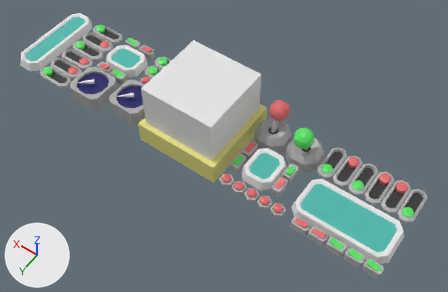
A saved change to the FBX model Assets/Models/ControlPanel.fbx.
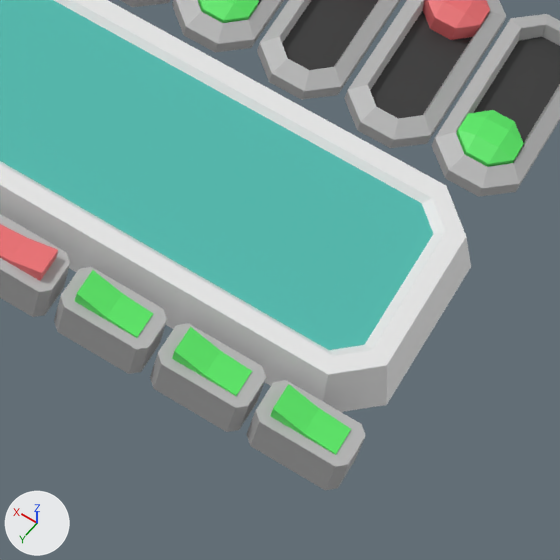
Old and new are each drawn whole from a 50 mm lens placed at (-16.52, 20.8, 30.86), pointed at (-2.33, 0.95, -0.35) and again close up on the part from 70% to 94% of the width and 64% to 100% of the height. Every picture has the same lights, and +X, +Y and +Z are marked at lower left.

In view in the first close-up: 'ControlPanel'.
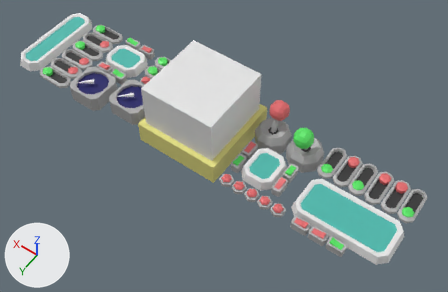
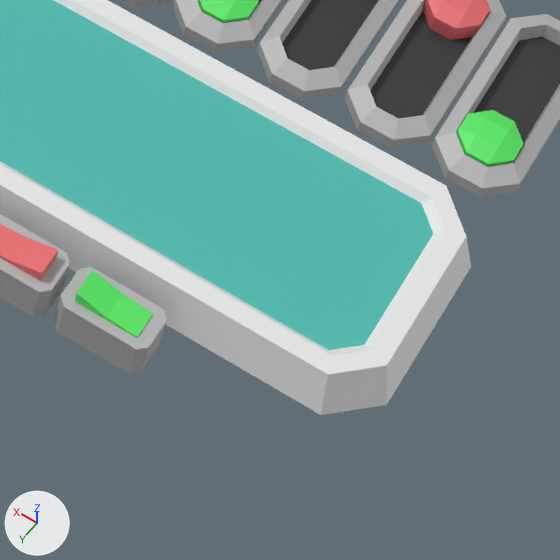
What differs and where, as boxes [x1, y1, x2, y2] in the close-ups (560 x 560 px):
'ControlPanel', reshaped
    before: [0, 0, 560, 490]
    after: [0, 0, 560, 415]
part 1 of me_cube_003, deleted
    before: [247, 380, 366, 490]
part 2 of me_cube_003, deleted
    before: [150, 323, 266, 432]

Diff of the bpy script that builds the scene:
```diff
--- a/Assets/Models/ControlPanel.fbx.py
+++ b/Assets/Models/ControlPanel.fbx.py
@@ me_cube_003 @@
 me_cube_003.from_pydata(...)  # 1964 vertices, 1602 faces; spans x -3.7..24.8, y 2.5..9.2, z -1.5..2.2
 # used by ob_controlpanel; location = (-10.86, -5.53, 0.0)
+# me_cube_003 part 1: the loose piece of 36 vertices spanning x -3.7..-2.7, y 8.6..9.2, z -0.2..0.5 is deleted
+# me_cube_003 part 2: the loose piece of 36 vertices spanning x -2.6..-1.5, y 8.6..9.2, z -0.2..0.5 is deleted
 me_cube_003.materials.append(mat_controlpanel_switch)
```
